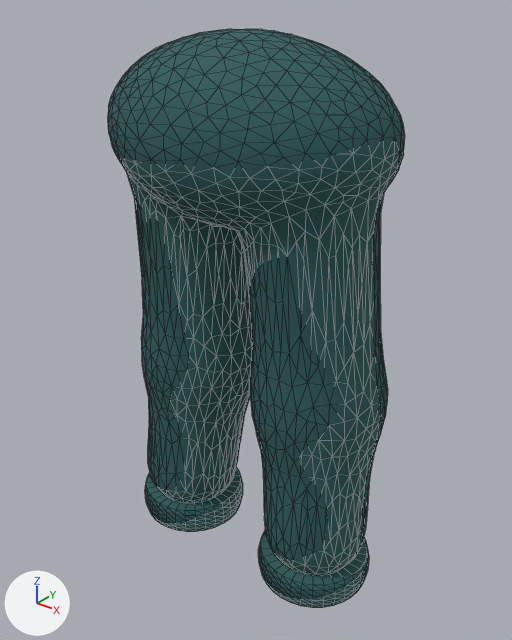
One commit to the glTF model characters/parts/joggers_f/art/joggers_f.glb: the scene before it, then after it.
Before and after are seen from a camera (50 mm lens) standing at (0.618, -0.755, 1.006) and looking at (0.008, 0.006, 0.534). Arrows for +X, +Y and +Z are at lower left; the lights stay in place. The picture after the commit comes second. Shape keys are drawn at the values saved in each file. Mesh edges are drawn as thin lines.

Objects in the first picture: 'PantCuffL', 'PantCuffR', 'Pants'.
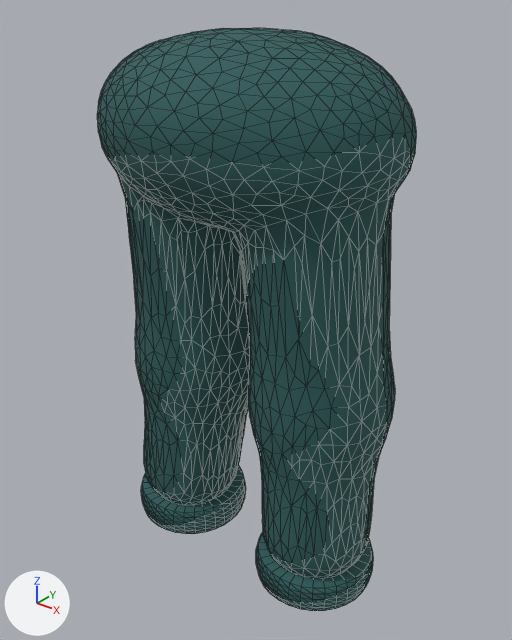
Pixel boxes [x1, y1, x2, y2] of what changed, in the pictures (512 x 640 px):
'Pants', reshaped (7% wider): before [108, 29, 405, 575]; after [97, 28, 416, 578]
'PantCuffR', reshaped: before [258, 531, 369, 608]; after [256, 532, 373, 611]
'PantCuffL', reshaped (7% wider, 6% taller): before [145, 467, 243, 532]; after [141, 465, 246, 534]

What the commit changed:
In shape key 'Build_Slim' (key_0_build_slim), value goes from 0.0 to 1.0.
In shape key 'Build_Heavy' (key_1_build_heavy), value goes from 0.0 to 1.0.
In shape key 'Build_Slim' (key_2_build_slim), value goes from 0.0 to 1.0.
In shape key 'Build_Heavy' (key_3_build_heavy), value goes from 0.0 to 1.0.
In shape key 'Build_Slim' (key_4_build_slim), value goes from 0.0 to 1.0.
In shape key 'Build_Heavy' (key_5_build_heavy), value goes from 0.0 to 1.0.
